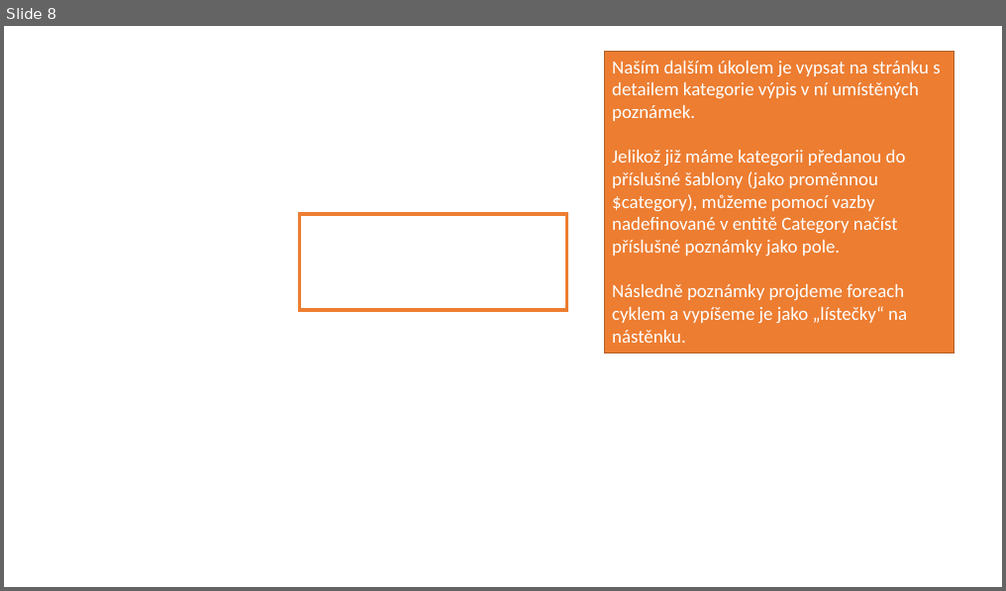
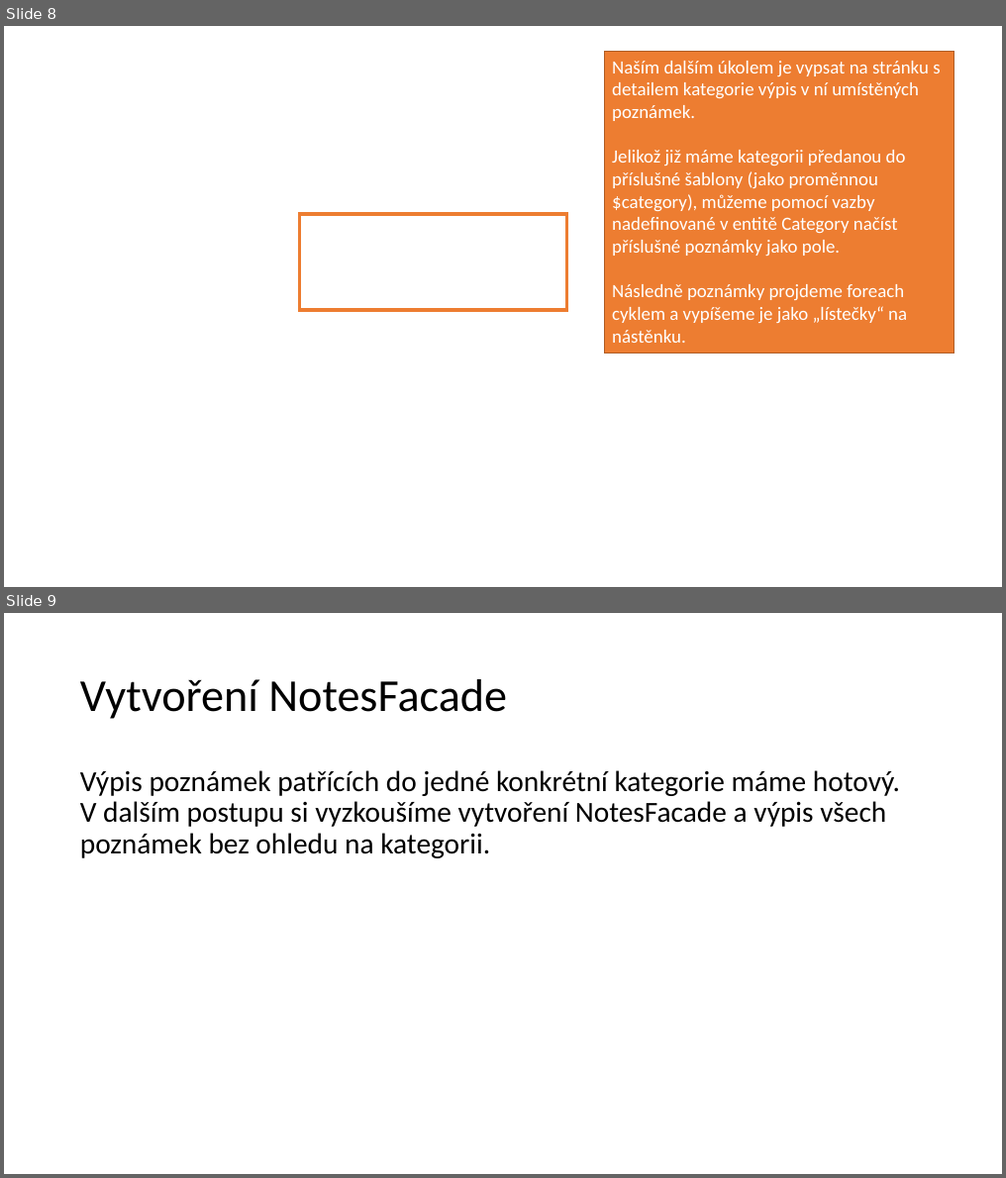
Before and after one commit to 4iz571/cviceni, a slide deck: 03-model/notes-leanmapper-reseni.pptx. Shown one above the other, each under a label of ours: slide 8 before the commit, slides 8 and 9 after it. The pictures are 1006x591 and 1006x1178 pixels, drawn with LibreOffice and Linux fonts; fonts in the diff are those of the drawing; background and template pictures are left out. Boxes give left, top, right and bottom in pixels: in the first picture for what was removed or moved away, otherwise in the second. Text is boxed around its words. In the diff, an @@ line names an element or a change of style, - is before the commit and + after.

```diff
--- a/03-model/notes-leanmapper-reseni.pptx
+++ b/03-model/notes-leanmapper-reseni.pptx
@@ slide 9 added at (4,613,1002,1174), background #FFFFFF @@
@@ title added at (80,679,507,719), 44 pt, text #000000 @@
+Vytvoření NotesFacade
@@ text added at (80,770,900,859), 28 pt, text #000000 @@
+Výpis poznámek patřících do jedné konkrétní kategorie máme hotový.
+V dalším postupu si vyzkoušíme vytvoření NotesFacade a výpis všech poznámek bez ohledu na kategorii.
```
Also in this commit, not shown: 1 slide changed, 6 other slides added.
